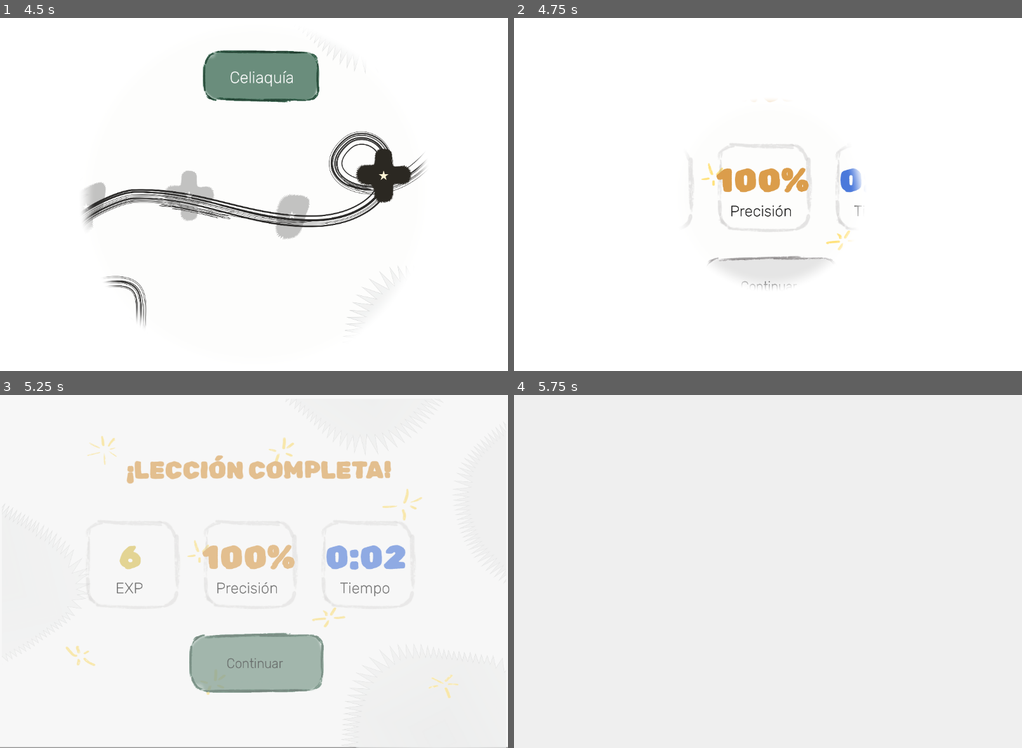
Above: before the commit, frames 1-4 (two rows, left to right).
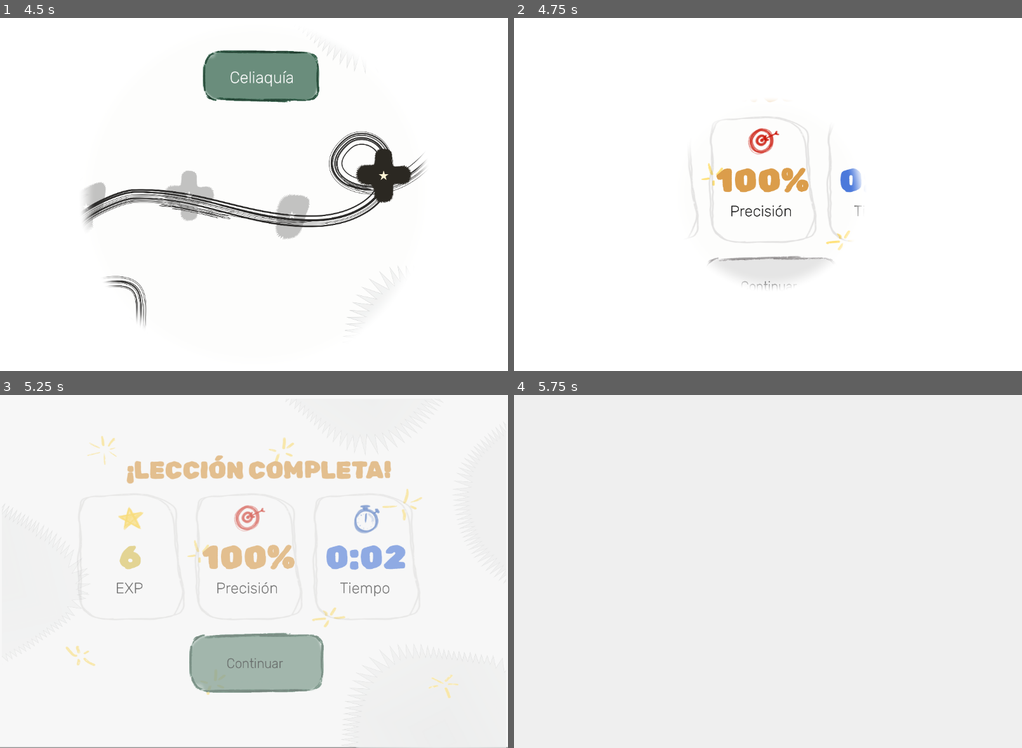
Above: after the commit, the same moments.

Repository: TTIP-e-vidente/e-vidente
Game: Godot game, scene res://preguntas/pregunta.tscn
Same seed, same stepped clock (60 frames per second), same inputs: the game is played once before the commit and once after it. This scene is started directly instead of the project's main scene. Sound files missing from this copy of the repository are replaced by a short silence.
Inputs (mouse positions are in pixels of both pictures, inside the frame that each line leads up to):
- Up to frame 1 (4.5 s): click (50, 321) at 0.5 s; click (447, 130) at 1.25 s; click "fabricado" at 2 s; click "prohibido" at 2.75 s; click "certificado" at 3.5 s; click (467, 325) at 4.25 s
- Up to frame 2 (4.75 s): no input
- Up to frame 3 (5.25 s): click "Continuar" at 5 s
- Up to frame 4 (5.75 s): no input

Frame 1 is identical in both runs. In frame 2, 0.7% of the frame differs, in the area x 34-66%, y 27-64%; in frame 3, 0.5%; in frame 4, nothing differs.

Commit message:
Finalizacion, cincular y preguntas con nuevos assets

Diff:
--- a/project/colours/miPaleta.gd
+++ b/project/colours/miPaleta.gd
@@ -8,6 +8,20 @@
 const FEEDBACK_OK      := Color(0.17, 0.49, 0.28, 1.0)  # verde
 const FEEDBACK_ERROR   := Color(0.74, 0.18, 0.16, 1.0)  # rojo
 const FEEDBACK_NEUTRAL := Color(0.18, 0.19, 0.21, 1.0)  # gris oscuro
+
+# Colores Principales (Fila Superior)
+const ORO_CLARO: Color = Color("#dbc151")
+const NARANJA_TIERRA: Color = Color("#db9d4b")
+const AZUL_BRILLANTE: Color = Color("#4b79db")
+
+# Colores Neutros/Oscuros (Fila Media)
+const GRIS_AZULADO: Color = Color("#4d525c")
+const VERDE_OLIVA_OSCURO: Color = Color("#5c594d")
+const MARRON_GRISACEO: Color = Color("#5c554d")
+
+# Colores de Acento (Fila Inferior)
+const VERDE_BOSQUE: Color = Color("#42785e")
+const MARRON_ROJIZO: Color = Color("#704532")
 
 # Colores Principales (Fila Superior)
 @export var oro_claro: Color = Color("#dbc151")
--- a/project/mapas/StatsContainer.tscn
+++ b/project/mapas/StatsContainer.tscn
@@ -3,6 +3,7 @@
 [ext_resource type="FontFile" uid="uid://b3n6r5hls8unw" path="res://fonts/RubikSprayPaint-Regular.ttf" id="1_qna23"]
 [ext_resource type="Script" uid="uid://dt38ycwpwtmvw" path="res://mapas/stats_container.gd" id="1_vb1hf"]
 [ext_resource type="FontFile" uid="uid://bmwl1alcwh8ru" path="res://fonts/Rubik-VariableFont_wght.ttf" id="2_0pyo7"]
+[ext_resource type="Texture2D" uid="uid://l5bvsd03ttd0" path="res://assets-sistema/interfaz/cuadrado-2x6-fino.png" id="2_ddg4m"]
 [ext_resource type="Texture2D" uid="uid://cg3gchbiimak0" path="res://assets-sistema/interfaz/cuadrado-2x2.png" id="2_uxrmc"]
 
 [node name="StatsContainer" type="Container" unique_id=1924378753]
@@ -18,11 +19,15 @@
 [node name="Sprite2D" type="Sprite2D" parent="." unique_id=1360106723]
 modulate = Color(1, 1, 1, 0.5254902)
 self_modulate = Color(1, 1, 1, 0.5294118)
-position = Vector2(373.00003, 363)
-scale = Vector2(2.9439995, 2.9121342)
-texture = ExtResource("2_uxrmc")
+position = Vector2(379, 299)
+scale = Vector2(3.341465, 2.1239738)
+texture = ExtResource("2_ddg4m")
 flip_h = true
 flip_v = true
+
+[node name="icono" type="Sprite2D" parent="." unique_id=10896419]
+position = Vector2(371, 52)
+scale = Vector2(2.48, 2.48)
 
 [node name="Panel" type="Panel" parent="." unique_id=1903114861]
 layout_mode = 2
--- a/project/mapas/finalización_partida.gd
+++ b/project/mapas/finalización_partida.gd
@@ -17,6 +17,12 @@
 @onready var audio_perfecto: AudioStreamPlayer2D = $AudioPerfecto
 @onready var audio_normal: AudioStreamPlayer2D = $AudioNormal
 
+@onready var stats_1: Container = $CenterContainer/VBoxContainer/StatsContainer
+@onready var stats_2: Container = $CenterContainer/VBoxContainer/StatsContainer2
+@onready var stats_3: Container = $CenterContainer/VBoxContainer/StatsContainer3
+const EXP_ICON = preload("res://assets-sistema/final-leccion/exp-icon.png")
+const PRECISION_ICON = preload("res://assets-sistema/final-leccion/precision-icon.png")
+const TIEMPO_ICON = preload("res://assets-sistema/final-leccion/tiempo-icon.png")
 
 
 const MAP_SCENE := "res://mapas/MapScene.tscn"
@@ -32,6 +38,9 @@
 	label.text = "EXP"
 	label_2.text = "Precisión"
 	label_3.text = "Tiempo"
+	stats_1._setear_icono(EXP_ICON)
+	stats_2._setear_icono(PRECISION_ICON)
+	stats_3._setear_icono(TIEMPO_ICON)
 
 	# Colores de los valores (dorado, naranja, azul)
 	numero.modulate = Color("#DBC151")
--- a/project/mapas/stats_container.gd
+++ b/project/mapas/stats_container.gd
@@ -3,6 +3,11 @@
 @onready var panel: Panel = $Panel
 @onready var numero: Label = $Imagen/Numero
 @onready var imagen: TextureRect = $Imagen
+@onready var icono: Sprite2D = $icono
 
 func _ready():
 	pass
+
+
+func _setear_icono(texture : Texture2D) -> void:
+	icono.texture = texture
--- a/project/preguntas/pregunta.gd
+++ b/project/preguntas/pregunta.gd
@@ -662,14 +662,14 @@
 	if es_correcta:
 		# Tinte verde suave: Color(0,1,0) puro multiplicaba a cero los canales R/B
 		# del fondo del boton y lo hacia ver "transparenton" en pantalla.
-		boton.modulate = Color(0.4, 1.0, 0.4)
+		boton.modulate = MiPaleta.FEEDBACK_OK
 		tween.tween_property(boton, "scale", _escalar_escala_base(boton, 1.08, 0.92), 0.08)
 		tween.tween_property(boton, "scale", _escalar_escala_base(boton, 0.95, 1.05), 0.08)
 		tween.tween_property(boton, "scale", _escalar_escala_base(boton, 1.03, 0.97), 0.08)
 		tween.tween_property(boton, "scale", base_scale, 0.1)
 		return
 
-	boton.modulate = Color(1.0, 0.4, 0.4)
+	boton.modulate = MiPaleta.FEEDBACK_ERROR
 	for unused_index in 5:
 		tween.tween_property(boton, "rotation_degrees", base_rotation + 8, 0.03)
 		tween.tween_property(boton, "rotation_degrees", base_rotation - 8, 0.03)
--- a/project/preguntas/pregunta.tscn
+++ b/project/preguntas/pregunta.tscn
@@ -9,9 +9,7 @@
 [ext_resource type="FontFile" uid="uid://bmwl1alcwh8ru" path="res://fonts/Rubik-VariableFont_wght.ttf" id="6_mwqfo"]
 [ext_resource type="PackedScene" path="res://interface/components/IndicadorProgresoDeJuego.tscn" id="7_4l1i0"]
 [ext_resource type="PackedScene" path="res://interface/components/ContinuarJuego/ContinuarJuego.tscn" id="8_continuar"]
-[ext_resource type="Texture2D" uid="uid://d3y4c5vs00vic" path="res://assets-sistema/interfaz/cuadrado-8x2_1.png" id="8_mwqfo"]
-[ext_resource type="Texture2D" uid="uid://dp7775b6hk210" path="res://assets-sistema/interfaz/cuadrado-6x8_1.png" id="10_iys88"]
-[ext_resource type="Texture2D" uid="uid://b70rrpdtytkgn" path="res://assets-sistema/interfaz/cuadrado-2x2_1.png" id="11_p13gw"]
+[ext_resource type="Texture2D" uid="uid://btbwctpr4ybmo" path="res://assets-sistema/interfaz/cuadrado-8x2-blanco.png" id="8_eder2"]
 [ext_resource type="PackedScene" uid="uid://brkr6l6bnonfs" path="res://interface/Progress_Bar.tscn" id="12_2g6ed"]
 
 [sub_resource type="LabelSettings" id="LabelSettings_b7sy5"]
@@ -32,7 +30,7 @@
 content_margin_top = 14.0
 content_margin_right = 32.0
 content_margin_bottom = 14.0
-texture = ExtResource("5_dlf6l")
+texture = ExtResource("8_eder2")
 
 [node name="Preguntas" type="Node2D" unique_id=653993520]
 script = ExtResource("1_dlf6l")
@@ -96,18 +94,23 @@
 [node name="ContinuarJuego" parent="Contenido" unique_id=872199267 instance=ExtResource("8_continuar")]
 
 [node name="Preguntas" type="Control" parent="Contenido" unique_id=65404677]
+visible = false
 layout_mode = 1
 anchors_preset = 0
-offset_left = 360.0
-offset_top = 311.0
-offset_right = 799.0
-offset_bottom = 616.0
+offset_left = 332.00003
+offset_top = 343.0
+offset_right = 771.0
+offset_bottom = 648.0
+scale = Vector2(1.2012002, 1.2012002)
 
 [node name="Boton1" type="Button" parent="Contenido/Preguntas" unique_id=1288158361]
 custom_minimum_size = Vector2(0, 76)
 layout_mode = 0
-offset_right = 439.0
-offset_bottom = 147.0
+offset_left = 69.93003
+offset_top = -4.9950037
+offset_right = 676.93005
+offset_bottom = 284.005
+scale = Vector2(0.4795549, 0.4795549)
 size_flags_vertical = 3
 theme_override_colors/font_color = Color(0, 0, 0, 1)
 theme_override_colors/font_disabled_color = Color(1, 1, 1, 0.85)
@@ -117,10 +120,9 @@
 theme_override_styles/hover = SubResource("StyleBoxTexture_btn1")
 theme_override_styles/disabled = SubResource("StyleBoxTexture_btn1")
 theme_override_styles/focus = SubResource("StyleBoxTexture_btn1")
-icon = ExtResource("8_mwqfo")
-flat = true
-icon_alignment = 1
-expand_icon = true
+icon = ExtResource("8_eder2")
+flat = true
+icon_alignment = 1
 
 [node name="TextoOpcion" type="Label" parent="Contenido/Preguntas/Boton1" unique_id=111111111]
 layout_mode = 1
@@ -141,22 +143,23 @@
 [node name="Boton2" type="Button" parent="Contenido/Preguntas" unique_id=1753944457]
 custom_minimum_size = Vector2(0, 76)
 layout_mode = 0
-offset_top = 157.0
-offset_right = 439.0
-offset_bottom = 305.0
-size_flags_vertical = 3
-theme_override_colors/font_color = Color(0, 0, 0, 1)
-theme_override_colors/font_disabled_color = Color(1, 1, 1, 0.85)
-theme_override_font_sizes/font_size = 20
-theme_override_styles/normal = SubResource("StyleBoxTexture_btn2")
-theme_override_styles/pressed = SubResource("StyleBoxTexture_btn2")
-theme_override_styles/hover = SubResource("StyleBoxTexture_btn2")
-theme_override_styles/disabled = SubResource("StyleBoxTexture_btn2")
-theme_override_styles/focus = SubResource("StyleBoxTexture_btn2")
-icon = ExtResource("8_mwqfo")
-flat = true
-icon_alignment = 1
-expand_icon = true
+offset_left = 74.09253
+offset_top = 126.54011
+offset_right = 681.0925
+offset_bottom = 415.5401
+scale = Vector2(0.48040432, 0.48040432)
+size_flags_vertical = 3
+theme_override_colors/font_color = Color(0, 0, 0, 1)
+theme_override_colors/font_disabled_color = Color(1, 1, 1, 0.85)
+theme_override_font_sizes/font_size = 20
+theme_override_styles/normal = SubResource("StyleBoxTexture_btn2")
+theme_override_styles/pressed = SubResource("StyleBoxTexture_btn2")
+theme_override_styles/hover = SubResource("StyleBoxTexture_btn2")
+theme_override_styles/disabled = SubResource("StyleBoxTexture_btn2")
+theme_override_styles/focus = SubResource("StyleBoxTexture_btn2")
+icon = ExtResource("8_eder2")
+flat = true
+icon_alignment = 1
 
 [node name="TextoOpcion" type="Label" parent="Contenido/Preguntas/Boton2" unique_id=222222222]
 layout_mode = 1
@@ -177,18 +180,57 @@
 [node name="Preguntasx3" type="Control" parent="Contenido" unique_id=1755994207]
 visible = false
 anchors_preset = 0
-offset_left = 359.0
-offset_top = 334.0
-offset_right = 798.0
-offset_bottom = 639.0
+offset_left = 329.0
+offset_top = 294.0
+offset_right = 768.0
+offset_bottom = 599.0
+scale = Vector2(1.0874631, 1.0874631)
 
 [node name="Boton3" type="Button" parent="Contenido/Preguntasx3" unique_id=38068594]
-custom_minimum_size = Vector2(0, 76)
-layout_mode = 0
-offset_left = -191.0
-offset_top = 3.0
-offset_right = 592.0
-offset_bottom = 736.0
+custom_minimum_size = Vector2(0, 45.355)
+layout_mode = 0
+offset_left = 90.118004
+offset_top = 7.356575
+offset_right = 879.458
+offset_bottom = 373.88657
+scale = Vector2(0.351, 0.325)
+size_flags_vertical = 3
+theme_override_colors/font_color = Color(1, 1, 1, 1)
+theme_override_colors/font_disabled_color = Color(1, 1, 1, 0.85)
+theme_override_font_sizes/font_size = 20
+theme_override_styles/normal = SubResource("StyleBoxTexture_btn2")
+theme_override_styles/pressed = SubResource("StyleBoxTexture_btn2")
+theme_override_styles/hover = SubResource("StyleBoxTexture_btn2")
+theme_override_styles/disabled = SubResource("StyleBoxTexture_btn2")
+theme_override_styles/focus = SubResource("StyleBoxTexture_btn2")
+icon = ExtResource("8_eder2")
+flat = true
+icon_alignment = 1
+expand_icon = true
+
+[node name="TextoOpcion" type="Label" parent="Contenido/Preguntasx3/Boton3" unique_id=410306524]
+layout_mode = 1
+anchors_preset = 15
+anchor_right = 1.0
+anchor_bottom = 1.0
+offset_left = 80.0
+offset_top = 80.0
+offset_right = -80.0
+offset_bottom = -80.0
+grow_horizontal = 2
+grow_vertical = 2
+theme_override_colors/font_color = Color(0, 0, 0, 1)
+horizontal_alignment = 1
+vertical_alignment = 1
+autowrap_mode = 3
+
+[node name="Boton4" type="Button" parent="Contenido/Preguntasx3" unique_id=340003962]
+custom_minimum_size = Vector2(0, 76)
+layout_mode = 0
+offset_left = 92.0
+offset_top = 125.06169
+offset_right = 875.0
+offset_bottom = 496.47168
 scale = Vector2(0.3617424, 0.3352122)
 size_flags_vertical = 3
 theme_override_colors/font_color = Color(1, 1, 1, 1)
@@ -199,34 +241,34 @@
 theme_override_styles/hover = SubResource("StyleBoxTexture_btn2")
 theme_override_styles/disabled = SubResource("StyleBoxTexture_btn2")
 theme_override_styles/focus = SubResource("StyleBoxTexture_btn2")
-icon = ExtResource("10_iys88")
-flat = true
-icon_alignment = 1
-expand_icon = true
-
-[node name="TextoOpcion" type="Label" parent="Contenido/Preguntasx3/Boton3" unique_id=410306524]
-layout_mode = 1
-anchors_preset = 15
-anchor_right = 1.0
-anchor_bottom = 1.0
-offset_left = 80.0
-offset_top = 80.0
-offset_right = -80.0
-offset_bottom = -80.0
-grow_horizontal = 2
-grow_vertical = 2
-theme_override_colors/font_color = Color(0, 0, 0, 1)
-horizontal_alignment = 1
-vertical_alignment = 1
-autowrap_mode = 3
-
-[node name="Boton4" type="Button" parent="Contenido/Preguntasx3" unique_id=340003962]
-custom_minimum_size = Vector2(0, 76)
-layout_mode = 0
-offset_left = 92.0
-offset_top = -2.0
-offset_right = 875.0
-offset_bottom = 731.0
+icon = ExtResource("8_eder2")
+flat = true
+icon_alignment = 1
+expand_icon = true
+
+[node name="TextoOpcion" type="Label" parent="Contenido/Preguntasx3/Boton4" unique_id=2082465361]
+layout_mode = 1
+anchors_preset = 15
+anchor_right = 1.0
+anchor_bottom = 1.0
+offset_left = 80.0
+offset_top = 80.0
+offset_right = -80.0
+offset_bottom = -80.0
+grow_horizontal = 2
+grow_vertical = 2
+theme_override_colors/font_color = Color(0, 0, 0, 1)
+horizontal_alignment = 1
+vertical_alignment = 1
+autowrap_mode = 3
+
+[node name="Boton5" type="Button" parent="Contenido/Preguntasx3" unique_id=473953632]
+custom_minimum_size = Vector2(0, 76)
+layout_mode = 0
+offset_left = 94.71586
+offset_top = 252.88214
+offset_right = 877.7159
+offset_bottom = 634.76715
 scale = Vector2(0.3617424, 0.3352122)
 size_flags_vertical = 3
 theme_override_colors/font_color = Color(1, 1, 1, 1)
@@ -237,45 +279,7 @@
 theme_override_styles/hover = SubResource("StyleBoxTexture_btn2")
 theme_override_styles/disabled = SubResource("StyleBoxTexture_btn2")
 theme_override_styles/focus = SubResource("StyleBoxTexture_btn2")
-icon = ExtResource("10_iys88")
-flat = true
-icon_alignment = 1
-expand_icon = true
-
-[node name="TextoOpcion" type="Label" parent="Contenido/Preguntasx3/Boton4" unique_id=2082465361]
-layout_mode = 1
-anchors_preset = 15
-anchor_right = 1.0
-anchor_bottom = 1.0
-offset_left = 80.0
-offset_top = 80.0
-offset_right = -80.0
-offset_bottom = -80.0
-grow_horizontal = 2
-grow_vertical = 2
-theme_override_colors/font_color = Color(0, 0, 0, 1)
-horizontal_alignment = 1
-vertical_alignment = 1
-autowrap_mode = 3
-
-[node name="Boton5" type="Button" parent="Contenido/Preguntasx3" unique_id=473953632]
-custom_minimum_size = Vector2(0, 76)
-layout_mode = 0
-offset_left = 369.0
-offset_top = -1.0
-offset_right = 1152.0
-offset_bottom = 732.0
-scale = Vector2(0.3617424, 0.3352122)
-size_flags_vertical = 3
-theme_override_colors/font_color = Color(1, 1, 1, 1)
-theme_override_colors/font_disabled_color = Color(1, 1, 1, 0.85)
-theme_override_font_sizes/font_size = 20
-theme_override_styles/normal = SubResource("StyleBoxTexture_btn2")
-theme_override_styles/pressed = SubResource("StyleBoxTexture_btn2")
-theme_override_styles/hover = SubResource("StyleBoxTexture_btn2")
-theme_override_styles/disabled = SubResource("StyleBoxTexture_btn2")
-theme_override_styles/focus = SubResource("StyleBoxTexture_btn2")
-icon = ExtResource("10_iys88")
+icon = ExtResource("8_eder2")
 flat = true
 icon_alignment = 1
 expand_icon = true
@@ -297,20 +301,20 @@
 autowrap_mode = 3
 
 [node name="Preguntasx4" type="Control" parent="Contenido" unique_id=527732730]
-visible = false
 anchors_preset = 0
-offset_left = 359.0
-offset_top = 351.0
-offset_right = 798.0
-offset_bottom = 656.0
+offset_left = 252.0
+offset_top = 355.99997
+offset_right = 691.0
+offset_bottom = 661.0
+scale = Vector2(1.5042332, 1.5042332)
 
 [node name="Boton6" type="Button" parent="Contenido/Preguntasx4" unique_id=1732213079]
 custom_minimum_size = Vector2(0, 76)
 layout_mode = 0
-offset_left = -175.0
-offset_top = -2.0
-offset_right = 608.0
-offset_bottom = 738.0
+offset_left = 5.3183155
+offset_top = 1.5258789e-05
+offset_right = 788.3183
+offset_bottom = 420.0
 scale = Vector2(0.27749327, 0.27749327)
 size_flags_vertical = 3
 theme_override_colors/font_color = Color(1, 1, 1, 1)
@@ -321,7 +325,7 @@
 theme_override_styles/hover = SubResource("StyleBoxTexture_btn2")
 theme_override_styles/disabled = SubResource("StyleBoxTexture_btn2")
 theme_override_styles/focus = SubResource("StyleBoxTexture_btn2")
-icon = ExtResource("11_p13gw")
+icon = ExtResource("8_eder2")
 flat = true
 icon_alignment = 1
 expand_icon = true
@@ -345,10 +349,10 @@
 [node name="Boton7" type="Button" parent="Contenido/Preguntasx4" unique_id=1170575801]
 custom_minimum_size = Vector2(0, 76)
 layout_mode = 0
-offset_left = 34.0
-offset_top = -2.0
-offset_right = 817.0
-offset_bottom = 738.0
+offset_left = 8.642271
+offset_top = 110.35524
+offset_right = 791.6423
+offset_bottom = 530.3552
 scale = Vector2(0.2765129, 0.27749327)
 size_flags_vertical = 3
 theme_override_colors/font_color = Color(1, 1, 1, 1)
@@ -359,7 +363,7 @@
 theme_override_styles/hover = SubResource("StyleBoxTexture_btn2")
 theme_override_styles/disabled = SubResource("StyleBoxTexture_btn2")
 theme_override_styles/focus = SubResource("StyleBoxTexture_btn2")
-icon = ExtResource("11_p13gw")
+icon = ExtResource("8_eder2")
 flat = true
 icon_alignment = 1
 expand_icon = true
@@ -384,10 +388,10 @@
 [node name="Boton8" type="Button" parent="Contenido/Preguntasx4" unique_id=508660480]
 custom_minimum_size = Vector2(0, 76)
 layout_mode = 0
-offset_left = 242.0
-offset_top = -2.0
-offset_right = 1025.0
-offset_bottom = 738.0
+offset_left = 237.995
+offset_top = -4.653515
+offset_right = 1020.995
+offset_bottom = 415.3465
 scale = Vector2(0.27625087, 0.27749327)
 size_flags_vertical = 3
 theme_override_colors/font_color = Color(1, 1, 1, 1)
@@ -398,7 +402,7 @@
 theme_override_styles/hover = SubResource("StyleBoxTexture_btn2")
 theme_override_styles/disabled = SubResource("StyleBoxTexture_btn2")
 theme_override_styles/focus = SubResource("StyleBoxTexture_btn2")
-icon = ExtResource("11_p13gw")
+icon = ExtResource("8_eder2")
 flat = true
 icon_alignment = 1
 expand_icon = true
@@ -422,10 +426,10 @@
 [node name="Boton9" type="Button" parent="Contenido/Preguntasx4" unique_id=38775949]
 custom_minimum_size = Vector2(0, 76)
 layout_mode = 0
-offset_left = 449.0
-offset_top = -2.0
-offset_right = 1232.0
-offset_bottom = 738.0
+offset_left = 239.98936
+offset_top = 107.03131
+offset_right = 1022.98944
+offset_bottom = 527.0313
 scale = Vector2(0.27806038, 0.27910766)
 size_flags_vertical = 3
 theme_override_colors/font_color = Color(1, 1, 1, 1)
@@ -436,7 +440,7 @@
 theme_override_styles/hover = SubResource("StyleBoxTexture_btn2")
 theme_override_styles/disabled = SubResource("StyleBoxTexture_btn2")
 theme_override_styles/focus = SubResource("StyleBoxTexture_btn2")
-icon = ExtResource("11_p13gw")
+icon = ExtResource("8_eder2")
 flat = true
 icon_alignment = 1
 expand_icon = true
--- a/project/vincular/concept_item.gd
+++ b/project/vincular/concept_item.gd
@@ -9,9 +9,9 @@
 const COLOR_TEXTO_BLOQUEADO := Color(1.0, 1.0, 1.0, 0.55)
 const COLOR_TARJETA_NORMAL := Color(1.0, 1.0, 1.0, 1.0)
 const COLOR_TARJETA_HOVER := Color(1.05, 1.05, 1.05, 1.0)
-const COLOR_TARJETA_SELECCIONADA := Color(1.6, 1.4, 0.6, 1.0)
-const COLOR_TARJETA_VINCULADA := Color(0.7, 1.4, 0.85, 1.0)
-const COLOR_TARJETA_ERROR := Color(1.7, 0.55, 0.55, 1.0)
+const COLOR_TARJETA_SELECCIONADA := MiPaleta.ORO_CLARO
+const COLOR_TARJETA_VINCULADA := MiPaleta.FEEDBACK_OK
+const COLOR_TARJETA_ERROR := MiPaleta.FEEDBACK_ERROR
 const COLOR_TARJETA_BLOQUEADA := Color(1.0, 1.0, 1.0, 0.62)
 
 @onready var label: Label = $Label
--- a/project/vincular/concept_item.tscn
+++ b/project/vincular/concept_item.tscn
@@ -1,7 +1,7 @@
 [gd_scene format=3 uid="uid://dreulrv8mq1oa"]
 
 [ext_resource type="Script" uid="uid://dlcmeiufgvp20" path="res://vincular/concept_item.gd" id="1_0tgql"]
-[ext_resource type="Texture2D" uid="uid://d3y4c5vs00vic" path="res://assets-sistema/interfaz/cuadrado-8x2_1.png" id="1_8vmuo"]
+[ext_resource type="Texture2D" uid="uid://btbwctpr4ybmo" path="res://assets-sistema/interfaz/cuadrado-8x2-blanco.png" id="1_8vmuo"]
 [ext_resource type="FontFile" uid="uid://bmwl1alcwh8ru" path="res://fonts/Rubik-VariableFont_wght.ttf" id="3_8vmuo"]
 
 [node name="ConceptItem" type="TextureButton" unique_id=2012949407]
Binary file added: project/assets-sistema/final-leccion/exp-icon.png
Binary file added: project/assets-sistema/final-leccion/precision-icon.png
Binary file removed: project/assets-sistema/final-leccion/presicion.png
Binary file removed: project/assets-sistema/final-leccion/ptos-experiencia.png
Binary file added: project/assets-sistema/final-leccion/tiempo-icon.png
Binary file removed: project/assets-sistema/final-leccion/tiempo.png
Binary file removed: project/assets-sistema/interfaz/almuerzo.png
Binary file removed: project/assets-sistema/interfaz/archivero-celiaquia-veganismo.png
Binary file removed: project/assets-sistema/interfaz/archivero-celiaquia.png
Binary file removed: project/assets-sistema/interfaz/archivero-keto.png
Binary file removed: project/assets-sistema/interfaz/archivero-veganismo.png
Binary file removed: project/assets-sistema/interfaz/cena.png
(and 38 more such lines)
